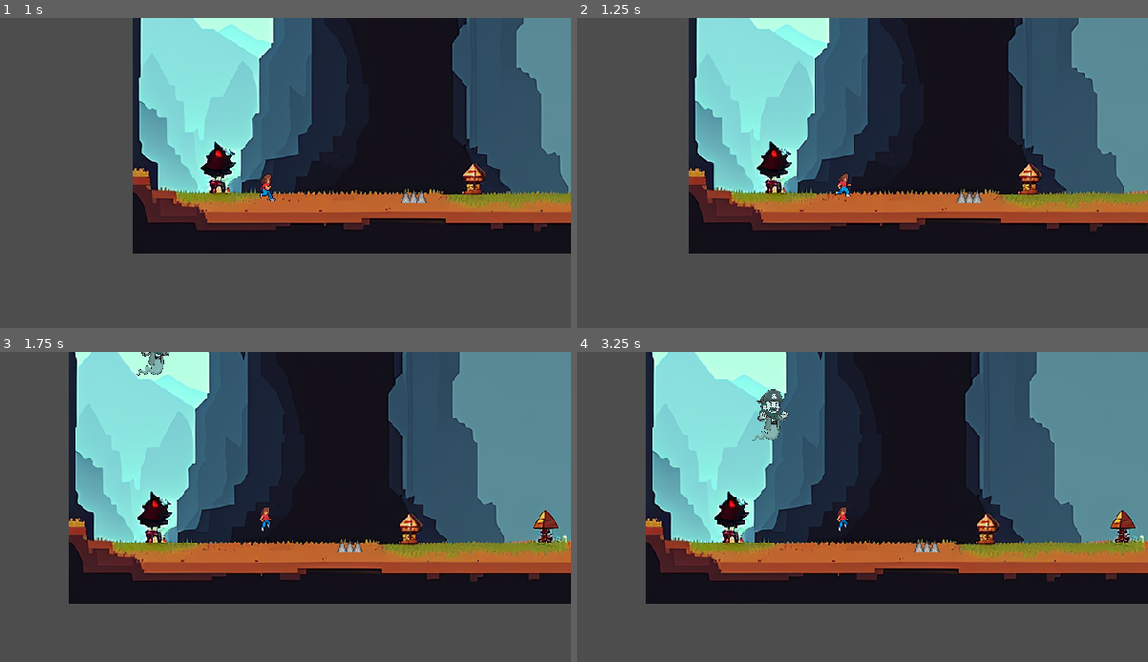
Above: before the commit, frames 1-4 (two rows, left to right).
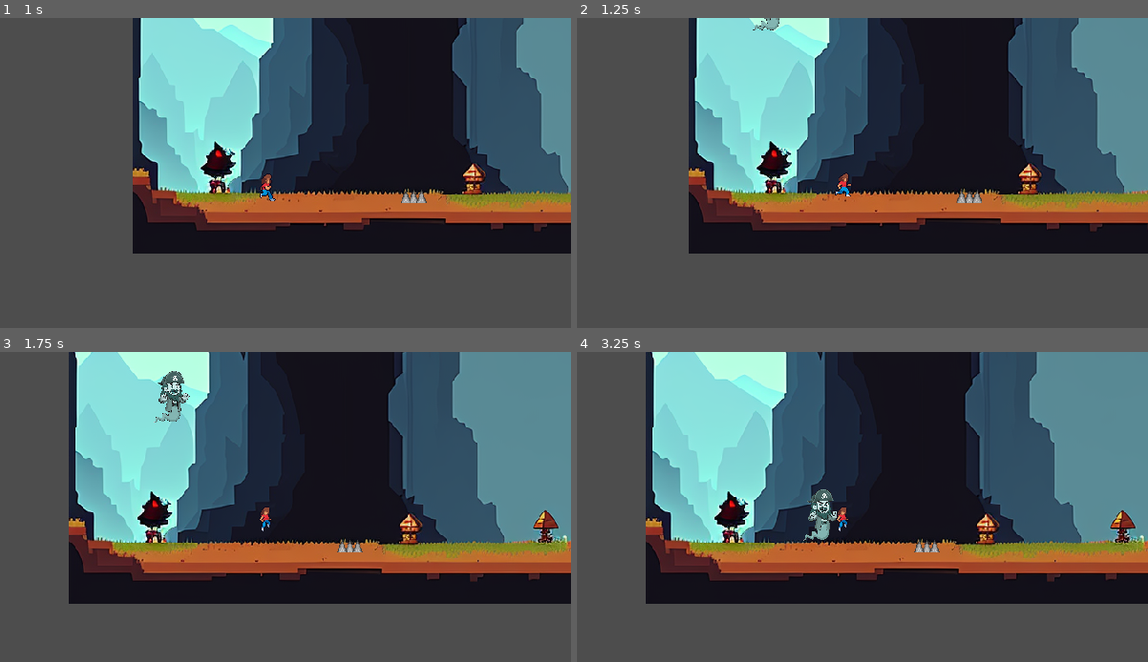
Above: after the commit, the same moments.

Repository: Willsu00/Whale-Runner
Game: Godot game, scene res://World/world.tscn
Two runs of this game, one before a commit and one after it. Both use one fixed random seed, a clock stepped at 60 frames per second and the inputs below.
Inputs:
- Up to frame 1 (1 s): hold Right (ui_right) from 0.53 s (still down); tap Up (ui_up) at 0.77 s
- Up to frame 2 (1.25 s): keep holding Right (ui_right)
- Up to frame 3 (1.75 s): keep holding Right (ui_right); tap Up (ui_up) at 1.52 s
- Up to frame 4 (3.25 s): release Right (ui_right) at 2.03 s; hold Left (ui_left) 2.03-2.78 s; hold Right (ui_right) from 2.78 s (still down); tap Up (ui_up) at 3.02 s

Frame 1 is identical in both runs. In frame 2, 0.1% of the frame differs, in the area x 30-36%, y 0-4%; in frame 3, 0.8%; in frame 4, 1.1%, in the area x 30-46%, y 12-61%.

Commit message:
ghost speed update

Diff:
--- a/Enemy/enemy.gd
+++ b/Enemy/enemy.gd
@@ -1,8 +1,7 @@
 extends CharacterBody2D
 
 @export var acceleration = 150
-@export var max_speed = 60
-
+@export var max_speed = 110
 @onready var pirate_ghost_placeholder = $PirateGhostPlaceholder
 
 func is_moving(input_axis):
